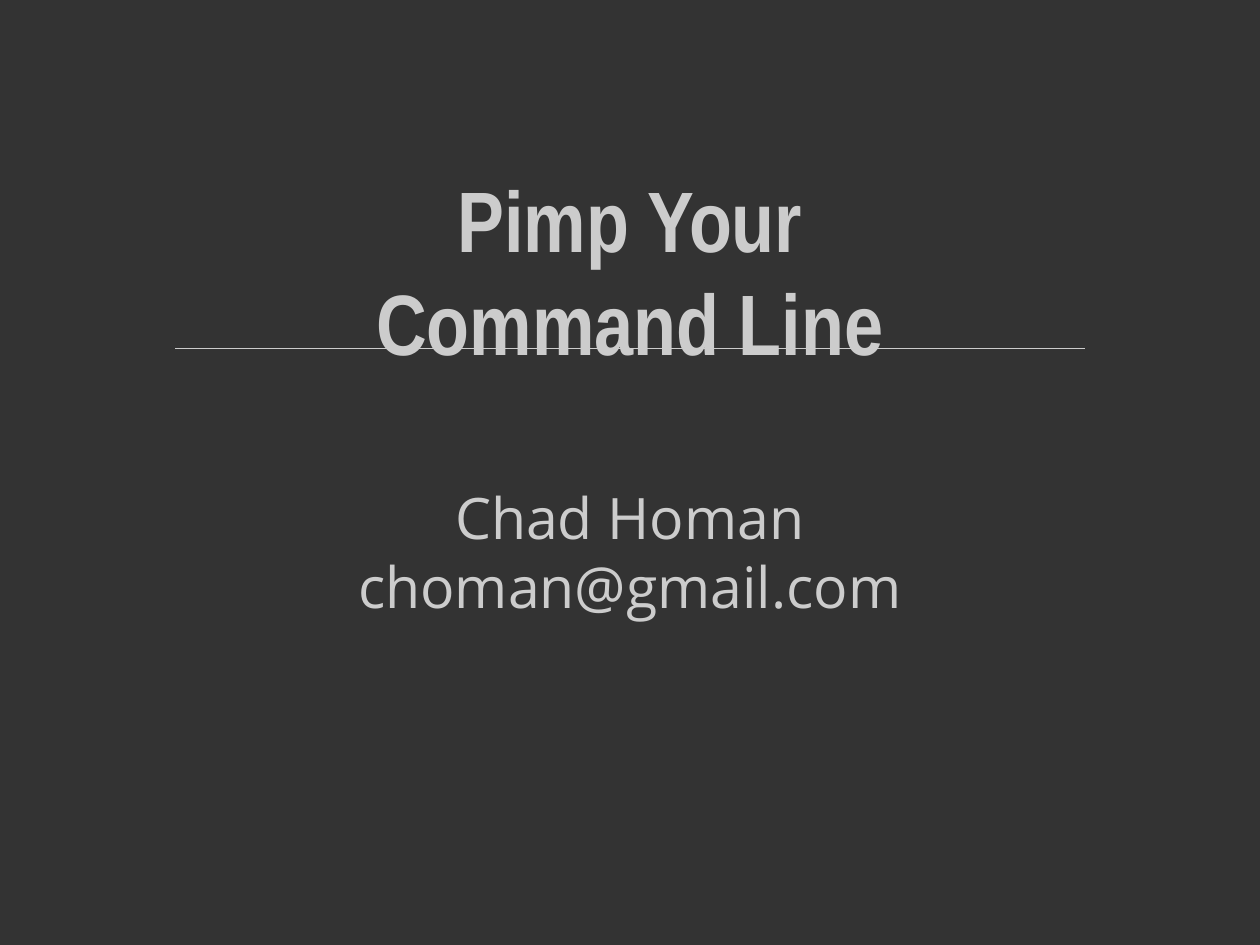
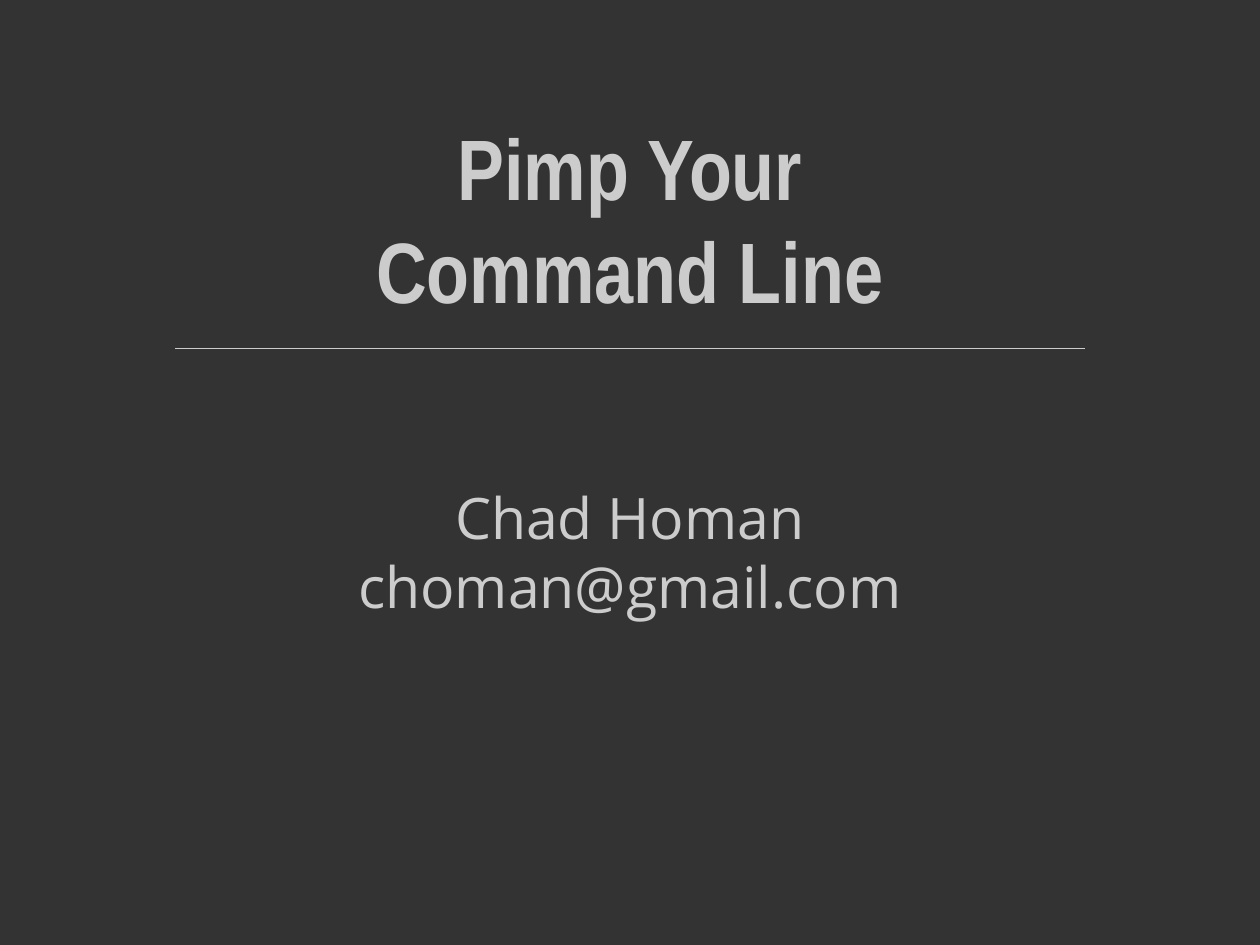
Before and after one commit to choman/pimp_your_cli, a slide deck: slide 1 of discreet-dark-pyc.odp. Drawn at 1260x945 pixels with LibreOffice and Linux fonts; fonts in the diff are those of the drawing. Boxes give left, top, right and bottom in pixels: in the first picture for what was removed or moved away, otherwise in the second. Text is boxed around its words. In the diff, an @@ line names an element or a change of style, - is before the commit and + after.

Commit message:
added some room to make cleaner

```diff
--- a/discreet-dark-pyc.odp
+++ b/discreet-dark-pyc.odp
@@ title "Pimp Your Command Line" moved from (x1=376, y1=190, x2=883, y2=356) to (x1=376, y1=138, x2=883, y2=304) @@
```
